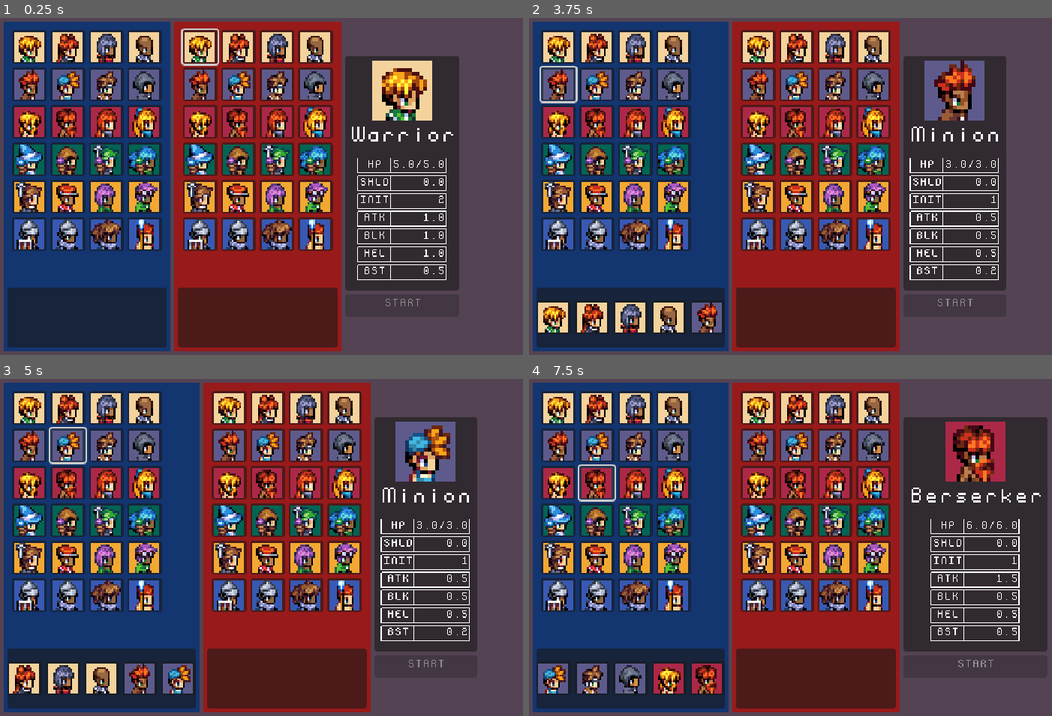
Above: before the commit, frames 1-4 (two rows, left to right).
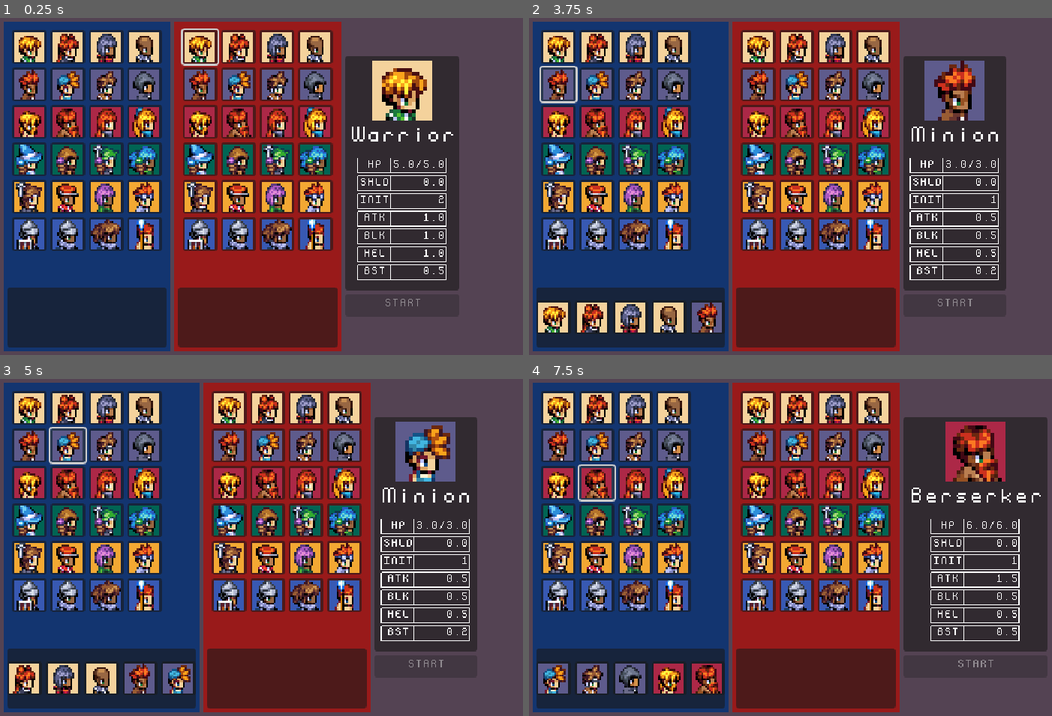
Above: after the commit, the same moments.

Repository: NicolaMigliore/medieval-battles
Game: Godot game, scene res://game_scenes/game_state_machine.tscn
Two runs of this game, one before a commit and one after it. Both use one fixed random seed, a clock stepped at 60 frames per second and the inputs below.
Inputs (mouse positions are in pixels of both pictures, inside the frame that each line leads up to):
- Up to frame 1 (0.25 s): no input
- Up to frame 2 (3.75 s): click (560, 48) at 0.52 s; click (596, 48) at 1.27 s; click (633, 48) at 2.02 s; click (675, 48) at 2.77 s; click (560, 85) at 3.52 s
- Up to frame 3 (5 s): click (67, 446) at 4.27 s
- Up to frame 4 (7.5 s): click (633, 446) at 5.02 s; click (675, 446) at 5.77 s; click (560, 483) at 6.52 s; click (596, 483) at 7.27 s

The runs differ from the first frame. In frame 1, 1.0% of the frame differs, in the area x 5-63%, y 26-58%; in frame 2, 1.0%; in frame 3, 1.0%; in frame 4, 1.9%, in the area x 5-91%, y 13-94%.

Commit message:
fix: updated bard and berserker sprites

Diff:
--- a/entities/bard/bard.tscn
+++ b/entities/bard/bard.tscn
@@ -30,7 +30,7 @@
 heal_pwr = 0.5
 boost_pwr = 1.0
 initiative = 2
-attack_bias = 1.0
+boost_bias = 1.0
 
 [node name="Sprite3D" parent="." index="1"]
 material_override = SubResource("ShaderMaterial_abccy")
Binary file changed: dev-assets/instrument1_c1.aseprite
Binary file changed: entities/bard/bard-1-portrait.png
Binary file changed: entities/bard/bard-1.png
Binary file changed: entities/bard/bard-2.png
Binary file changed: entities/bard/bard-3.png
Binary file changed: entities/bard/bard-4-portrait.png
Binary file changed: entities/bard/bard-4.png
Binary file changed: entities/bard/special_orcbard-1.png
Binary file changed: entities/berserker/berserker-2-portrait.png
Binary file changed: entities/berserker/berserker-2.png
